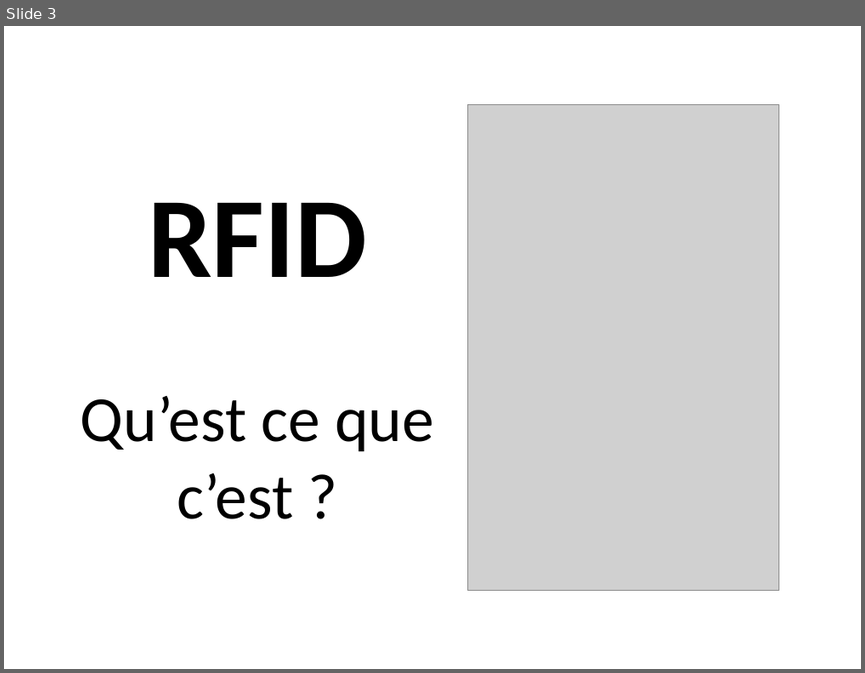
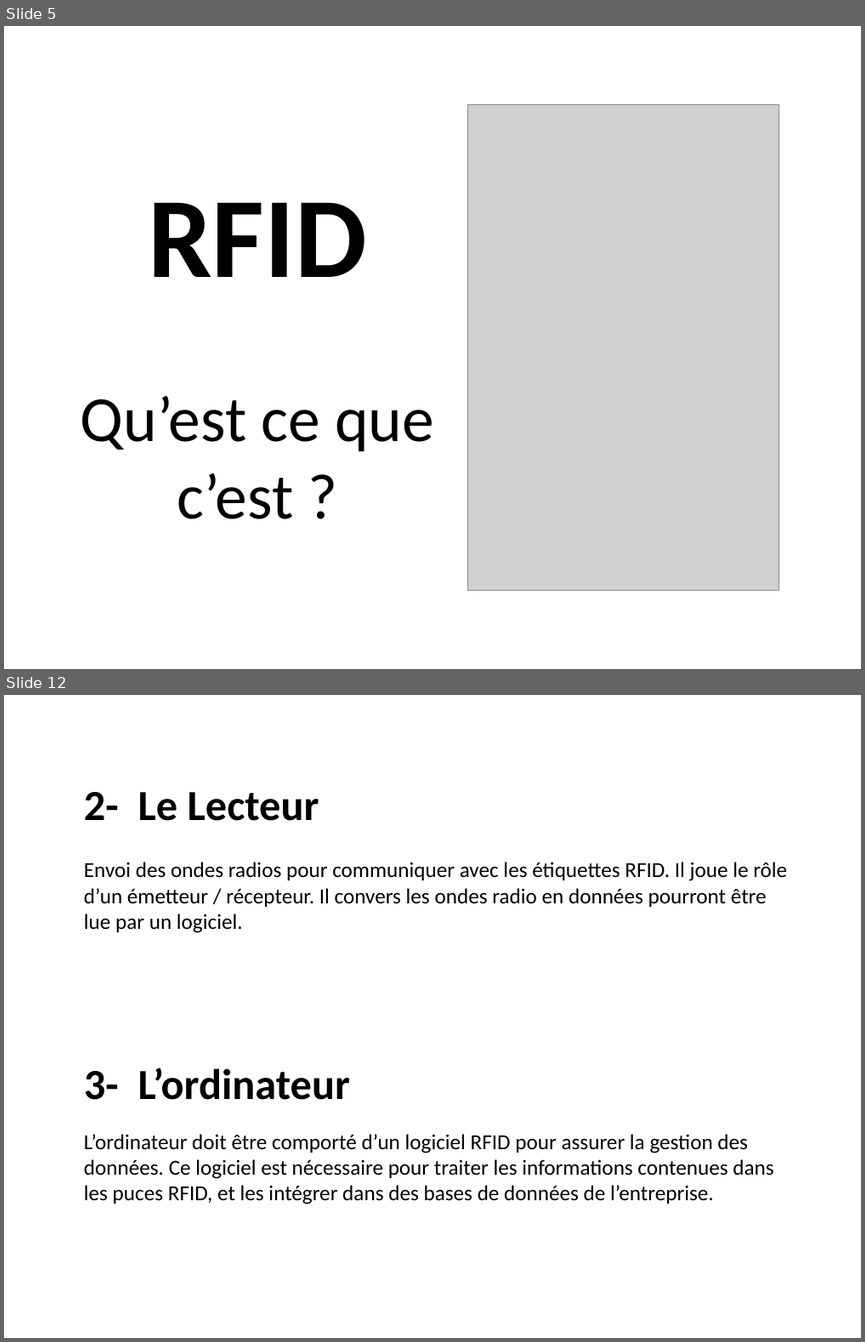
Before and after one commit to adeiry/RFID, a slide deck: RFID.pptx. Shown one above the other, each under a label of ours: slide 3 before the commit, slides 5 and 12 after it; the slides between them are not shown. The pictures are 865x673 and 865x1342 pixels, drawn with LibreOffice and Linux fonts; fonts in the diff are those of the drawing; grey boxes stand for pictures. Boxes give left, top, right and bottom in pixels: in the first picture for what was removed or moved away, otherwise in the second. Text is boxed around its words. In the diff, an @@ line names an element or a change of style, - is before the commit and + after.

```diff
--- a/RFID.pptx
+++ b/RFID.pptx
@@ slide 12 added at bbox=[4, 695, 861, 1338], background #FFFFFF @@
@@ text added at bbox=[84, 792, 319, 821], 36 pt, text #000000, bold @@
+2- Le Lecteur
@@ text added at bbox=[84, 862, 787, 933], 18 pt, text #000000 @@
+Envoi des ondes radios pour communiquer avec les étiquettes RFID. Il joue le rôle d’un émetteur / récepteur. Il convers les ondes radio en données pourront être lue par un logiciel.
@@ text added at bbox=[84, 1067, 350, 1100], 36 pt, text #000000, bold @@
+3- L’ordinateur
@@ text added at bbox=[84, 1134, 773, 1204], 18 pt, text #000000 @@
+L’ordinateur doit être comporté d’un logiciel RFID pour assurer la gestion des données. Ce logiciel est nécessaire pour traiter les informations contenues dans les puces RFID, et les intégrer dans des bases de données de l’entreprise.
@@ what was slide 3 is now slide 5 @@
```
Also in this commit, not shown: 1 slide changed, 8 other slides added, 1 slide removed.
